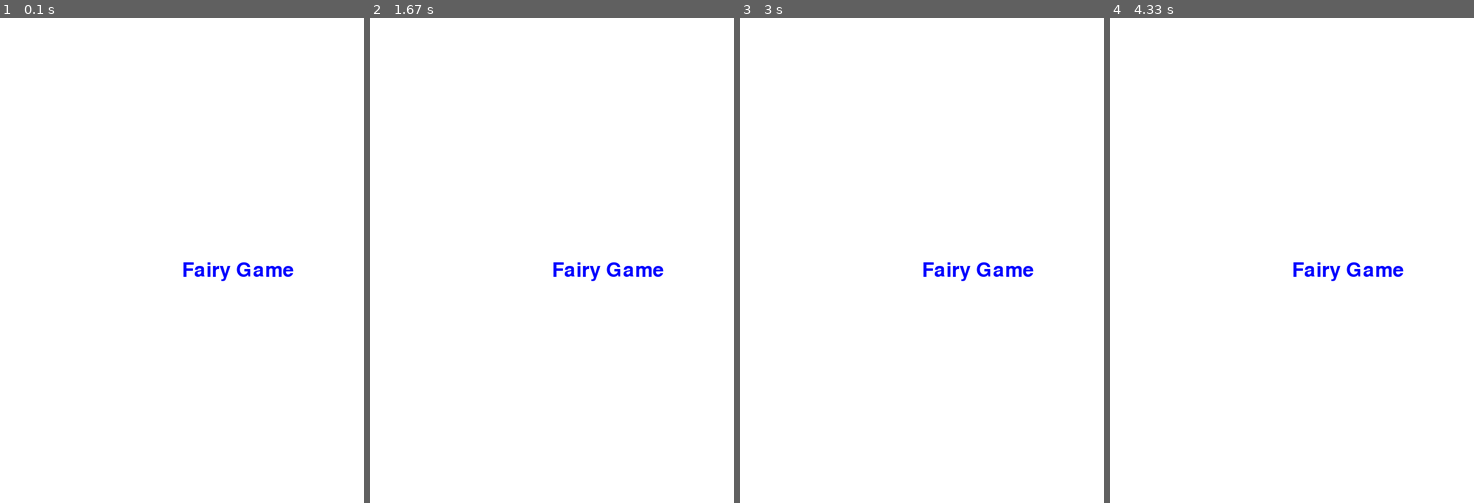
Above: before the commit, frames 1-4 (left to right).
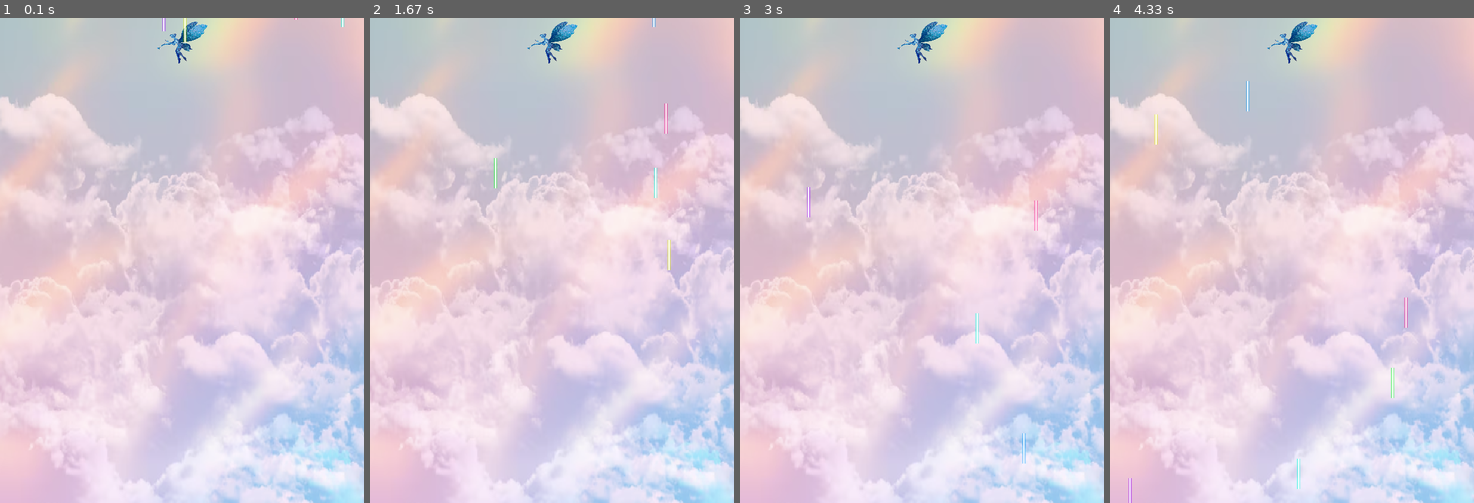
Above: after the commit, the same moments.

Repository: liviagcarvalho/pygame-Isabela-L-via-e-Paula
Game: pygame game, started from capa.py
The game is run twice, just before and just after one commit, with the same random seed, the same clock (stepped at 60 frames per second) and the same inputs.
Inputs:
- Up to frame 1 (0.1 s): no input
- Up to frame 2 (1.67 s): no input
- Up to frame 3 (3 s): no input
- Up to frame 4 (4.33 s): no input

The runs differ from the first frame. In frame 1, 96% of the frame differs, in the area x 0-100%, y 0-100%; in frame 2, 96%; in frame 3, 96%; in frame 4, 96%.

Commit message:
corrigindo entrada

Diff:
--- a/capa.py
+++ b/capa.py
@@ -112,21 +112,21 @@
 
 
 #CAPA
-while game:
+# while game:
 
-    for event in pygame.event.get():
-        # ----- Verifica consequências
-        if event.type == pygame.QUIT:
-            game = False
+    # for event in pygame.event.get():
+    #     # ----- Verifica consequências
+    #     if event.type == pygame.QUIT:
+    #         game = False
 
-    # ----- Gera saídas
-    window.fill((255, 255, 255))  # Preenche com a cor branca
-    window.blit(text, ( WIDTH/2, HEIGHT/2,))
+    # # ----- Gera saídas
+    # window.fill((255, 255, 255))  # Preenche com a cor branca
+    # window.blit(text, ( WIDTH/2, HEIGHT/2,))
 
-    pygame.display.update()  # Mostra o novo frame para o jogador
+    # pygame.display.update()  # Mostra o novo frame para o jogador
 
 
-    clock.tick(FPS)
+    # clock.tick(FPS)
 
 # ===== Loop principal =====
 while game:
